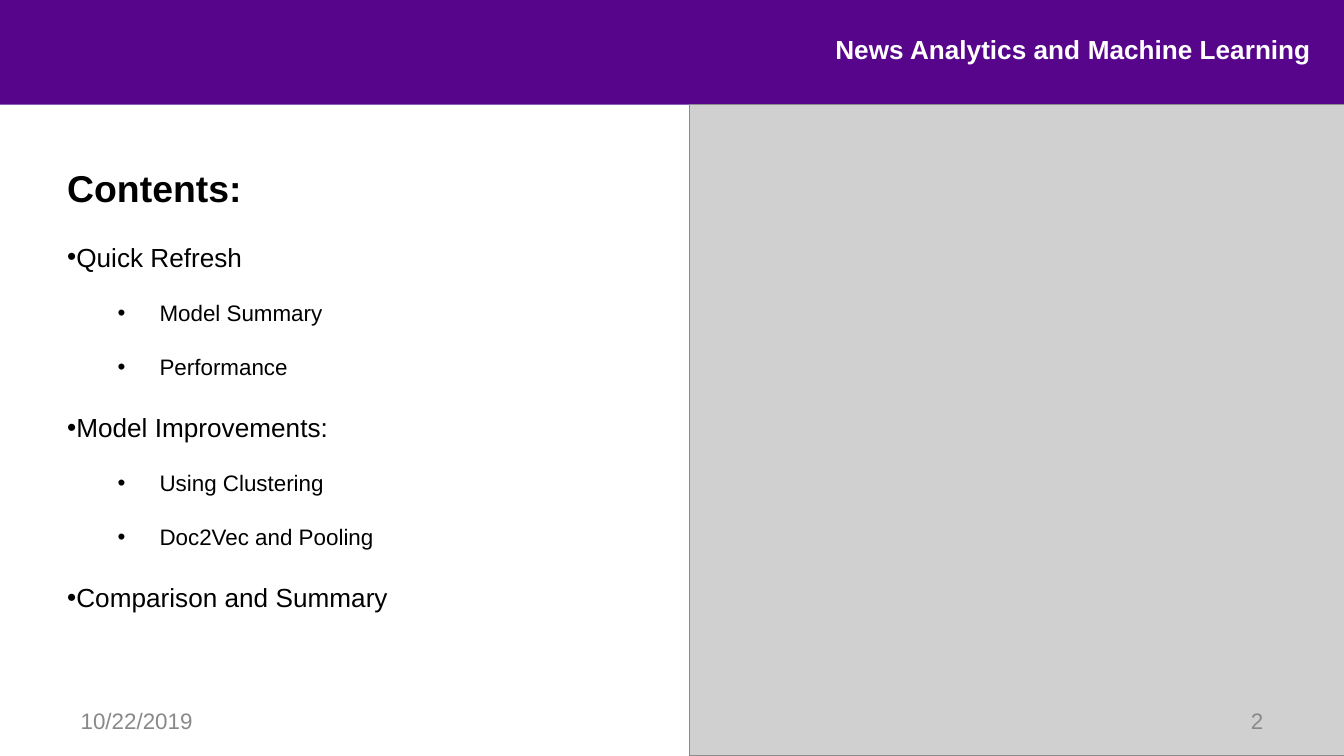
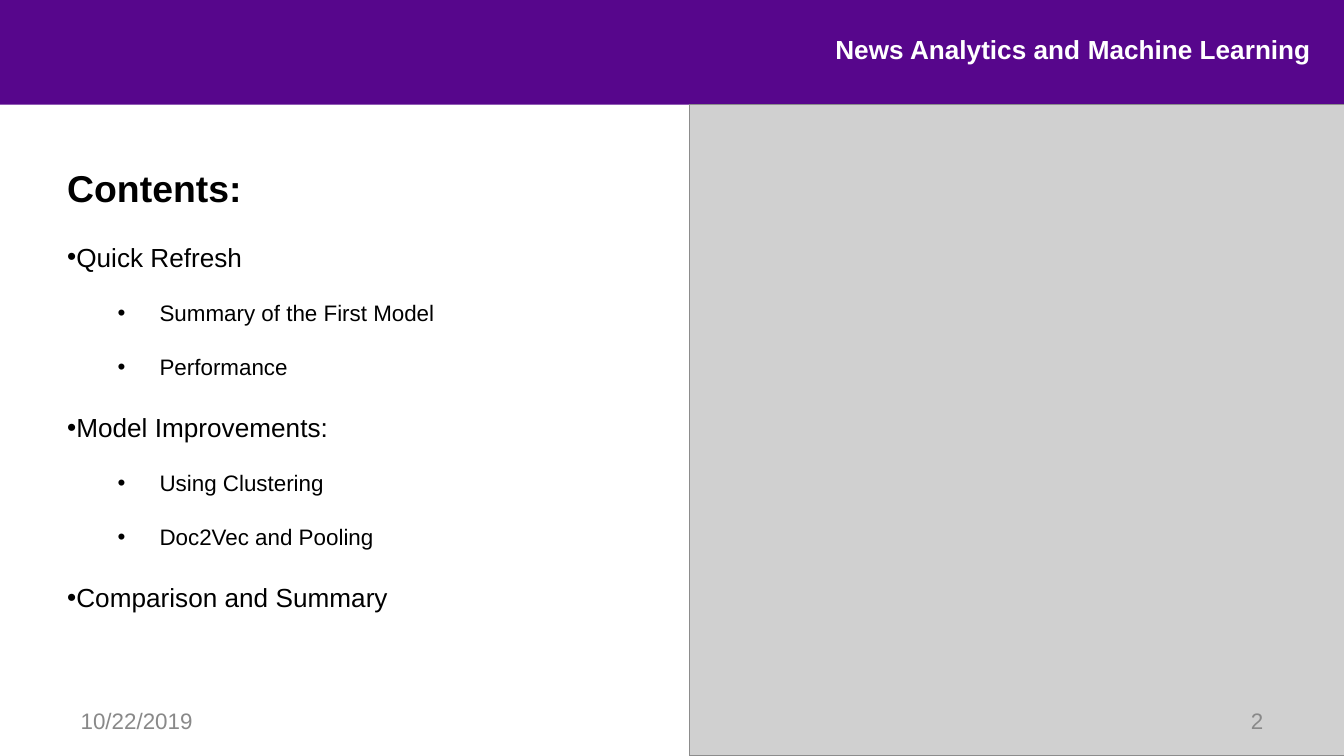
Before and after one commit to hhy845914111/NLP-Project, a slide deck: slide 2 of final_pre.pptx. Drawn at 1344x756 pixels with LibreOffice and Linux fonts; fonts in the diff are those of the drawing; grey boxes stand for pictures; background and template pictures are left out. Boxes give left, top, right and bottom in pixels: in the first picture for what was removed or moved away, otherwise in the second. Text is boxed around its words. In the diff, an @@ line names an element or a change of style, - is before the commit and + after.

```diff
--- a/final_pre.pptx
+++ b/final_pre.pptx
@@ text at [160, 304, 434, 326]: text changed @@
-  • Model Summary
+  • Summary of the First Model
```
Also in this commit, not shown: 2 other slides changed, 22 other files.
